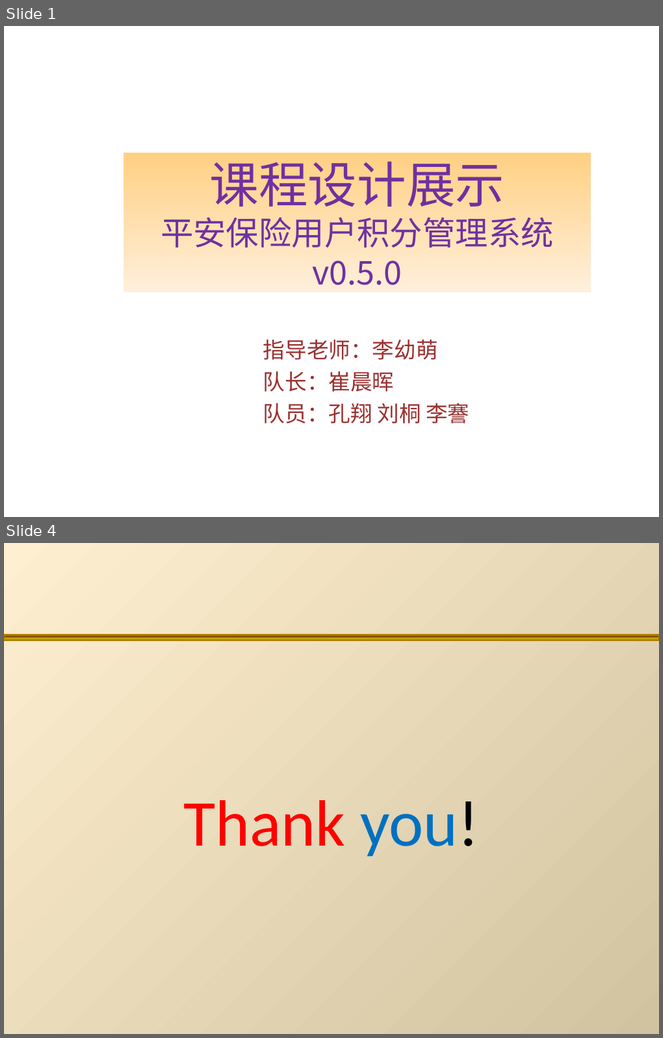
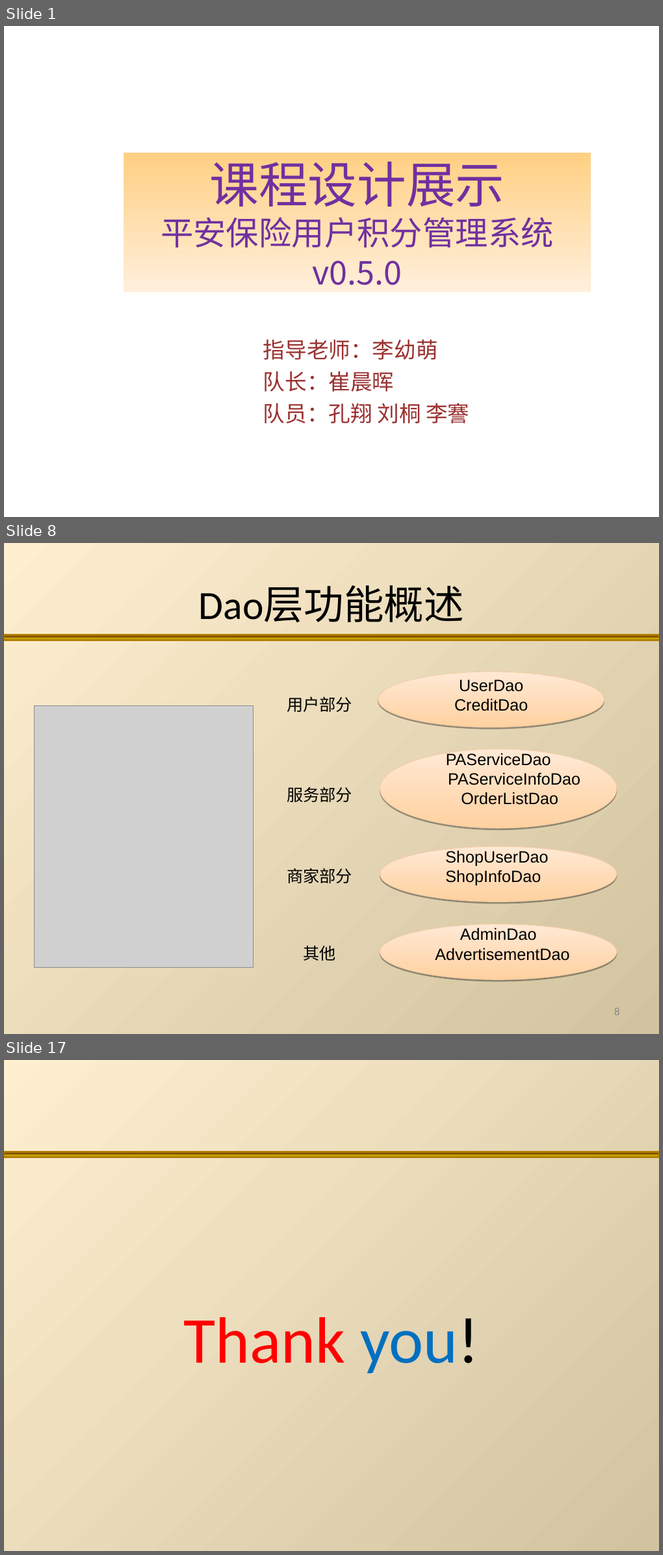
Before and after one commit to TJSS/CreditManage, a slide deck: 文档/积分管理.ppt. Shown one above the other, each under a label of ours: slides 1 and 4 before the commit, slides 1, 8 and 17 after it; the slides between them are not shown. The pictures are 663x1038 and 663x1555 pixels, drawn with LibreOffice and Linux fonts; fonts in the diff are those of the drawing; grey boxes stand for pictures; background and template pictures are left out. Boxes give left, top, right and bottom in pixels: in the first picture for what was removed or moved away, otherwise in the second. Text is boxed around its words. In the diff, an @@ line names an element or a change of style, - is before the commit and + after.

```diff
--- a/文档/积分管理.ppt
+++ b/文档/积分管理.ppt
@@ slide 8 added at [4,543,659,1034], background gradient #D1C39F to #FFEFD1 @@
@@ title added at [199,586,464,622], 44 pt, text #000000 @@
+Dao层功能概述
@@ rectangle added at [4,635,659,641], fill gradient #4D0808 to #FFF200, outline #B07E00 2.01 pt @@
@@ freeform shape added at [378,672,604,728], fill gradient #FFD1A0 to #FFE9D5, outline #F1CCA4 0.74 pt, 18 pt, text #000000 @@
+UserDao
+CreditDao
@@ text added at [287,696,352,712], 18 pt, text #000000 @@
+用户部分
@@ picture added at [34,706,254,968] @@
@@ freeform shape added at [380,750,616,828], fill gradient #FFD1A0 to #FFE9D5, outline #F1CCA4 0.74 pt, 18 pt, text #000000 @@
+PAServiceDao
+PAServiceInfoDao
+OrderListDao
@@ text added at [287,787,352,802], 18 pt, text #000000 @@
+服务部分
@@ freeform shape added at [380,847,616,902], fill gradient #FFD1A0 to #FFE9D5, outline #F1CCA4 0.74 pt, 18 pt, text #000000 @@
+ShopUserDao
+ShopInfoDao
@@ text added at [287,868,352,884], 18 pt, text #000000 @@
+商家部分
@@ freeform shape added at [380,925,616,980], fill gradient #FFD1A0 to #FFE9D5, outline #F1CCA4 0.74 pt, 18 pt, text #000000 @@
+AdminDao
+AdvertisementDao
@@ text added at [304,946,336,961], 18 pt, text #000000 @@
+其他
@@ page number added at [614,1008,620,1016], 12 pt, text #898989 @@
+8
@@ what was slide 4 is now slide 17 @@
```
Also in this commit, not shown: 1 slide changed, 13 other slides added, 1 slide removed.
